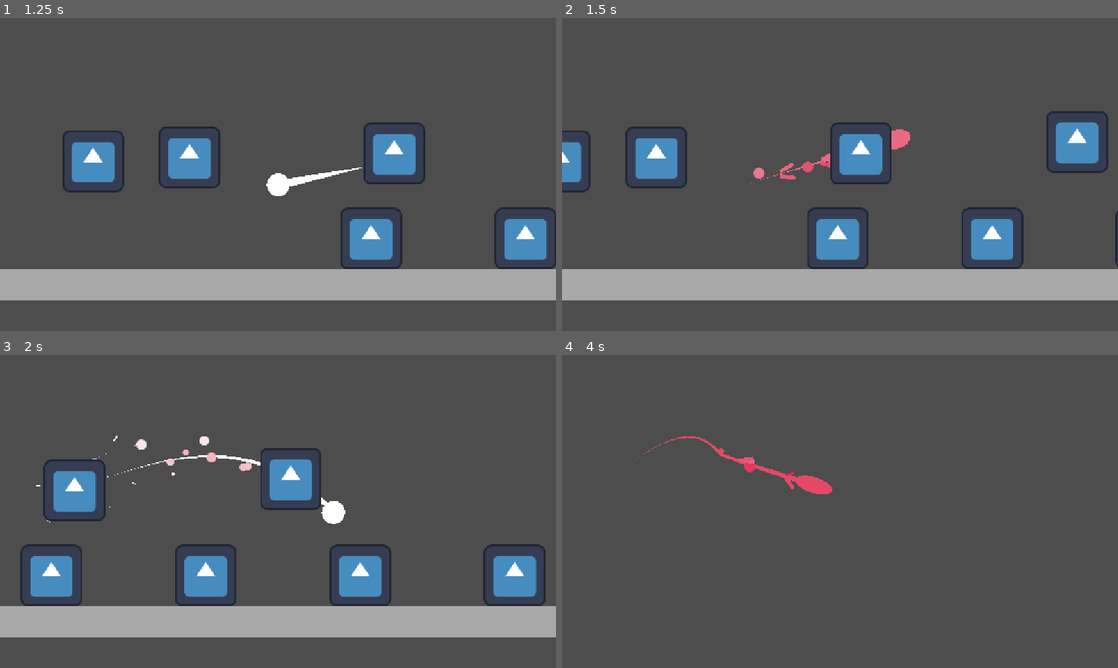
Above: before the commit, frames 1-4 (two rows, left to right).
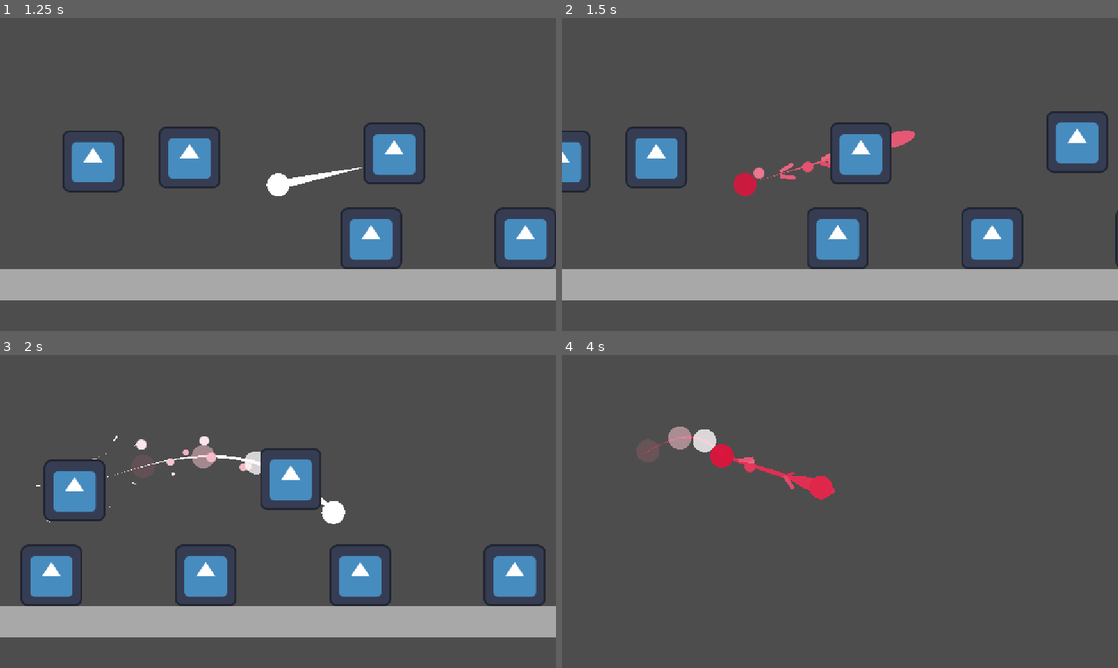
Above: after the commit, the same moments.

Repository: cookie1170/juice-test
Game: Godot game, scene res://levels/main.tscn
Same seed, same stepped clock (60 frames per second), same inputs: the game is played once before the commit and once after it. The engine's default icon, where the game draws it, is replaced by a stand-in: a white triangle on a blue panel in a dark square.
Inputs (mouse positions are in pixels of both pictures, inside the frame that each line leads up to):
- Up to frame 1 (1.25 s): tap Enter (ui_accept) at 0.5, 0.77 s; move the mouse to (400, 158) at 0.52 s; press the mouse at (400, 158) at 0.53 s; hold D (right) from 0.53 s (still down)
- Up to frame 2 (1.5 s): release D (right) at 1.25 s; release the mouse at (962, 158) at 1.25 s; drag from (728, 190) to (1084, 237) at 1.27 s
- Up to frame 3 (2 s): no input
- Up to frame 4 (4 s): move the mouse to (895, 442) at 2.02 s; hold D (right) 2.03-2.75 s; hold Space (bounce) 2.03-2.75 s; click (895, 442) at 2.3 s; drag from (812, 574) to (745, 433) at 2.77 s; move the mouse to (1006, 558) at 3.52 s; hold A (left) from 3.53 s (still down); hold F from 3.53 s (still down); tap Enter (ui_accept) at 3.77 s; click (1006, 558) at 3.8 s

Frame 1 is identical in both runs. In frame 2, 0.3% of the frame differs, in the area x 30-64%, y 35-57%; in frame 3, 0.4%; in frame 4, 1.5%, in the area x 13-50%, y 22-47%.

Commit message:
dash ghost trail

Diff:
--- a/player/dashing.gd
+++ b/player/dashing.gd
@@ -1,10 +1,15 @@
 extends State
 
+@export_group("Variables")
+@export var clone_amount: int = 2
+@export_group("Nodes")
 @export var grounded_state: State
 @export var falling_state: State
+@export var clone_timer: Timer
 @export var dash_indicator: Line2D
 @export var dash_particles_1: GPUParticles2D
 @export var dash_particles_2: GPUParticles2D
+@export var clone_scene: PackedScene
 
 var vel_tween: Tween
 var time_tween: Tween
@@ -12,6 +17,12 @@
 var color_tween: Tween
 var has_pressed: bool = false
 var points: PackedVector2Array
+var clones_spawned: int
+
+
+func _ready() -> void:
+	super()
+
 
 func enter(_previous_state: State = null) -> void:
 	super()
@@ -29,13 +40,13 @@
 		vel_tween.kill()
 	if time_tween:
 		time_tween.kill()
-	if scale_tween:
-		scale_tween.kill()
-	if color_tween:
-		color_tween.kill()
-	owner.mesh.modulate = Color.WHITE
-	owner.trail.default_color = Color.WHITE
-	owner.mesh.scale = Vector2(1.0, 1.0)
+	#if scale_tween:
+		#scale_tween.kill()
+	#if color_tween:
+		#color_tween.kill()
+	#owner.mesh.modulate = Color.WHITE
+	#owner.trail.default_color = Color.WHITE
+	#owner.mesh.scale = Vector2(1.0, 1.0)
 	dash_particles_1.emitting = false
 	dash_particles_2.emitting = false
 	dash_indicator.change_visible(false)
@@ -70,14 +81,18 @@
 	if color_tween:
 		color_tween.kill()
 	scale_tween = get_tree().create_tween()
+	scale_tween.set_ease(Tween.EASE_IN_OUT).set_trans(Tween.TRANS_SINE)
 	color_tween = get_tree().create_tween().set_parallel()
+	color_tween.set_ease(Tween.EASE_IN_OUT).set_trans(Tween.TRANS_SINE)
 	owner.mesh.scale.x = 2.0
 	owner.mesh.scale.y = 0.5
 	owner.mesh.modulate = Color.CRIMSON
 	owner.trail.default_color = Color.CRIMSON
 	color_tween.tween_property(owner.mesh, "modulate", Color.WHITE, 0.5)
 	color_tween.tween_property(owner.trail, "default_color", Color.WHITE, 0.5)
-	scale_tween.tween_property(owner.mesh, "scale", Vector2(1.0, 1.0), 0.25)
+	scale_tween.tween_property(owner.mesh, "scale", Vector2(1.0, 1.0), 0.5)
+	clones_spawned = 0
+	clone_spawn()
 	owner.dash_attack_timer.start()
 	owner.hurtbox.i_frame_timer.start(1.0)
 	if time_tween:
@@ -105,3 +120,13 @@
 	distance_to(get_global_mouse_position()), 0, max_dist)
 	var remapped_dist: float = remap(clamp_dist, 0.0, max_dist, 0.5, 1.0)
 	return remapped_dist
+
+
+func clone_spawn() -> void:
+	var clone_instance: MeshInstance2D = clone_scene.instantiate()
+	owner.call_deferred("add_sibling", clone_instance)
+	clone_instance.global_position = owner.mesh.global_position
+	clone_instance.modulate = owner.mesh.modulate
+	clones_spawned += 1
+	if clones_spawned < clone_amount:
+		clone_timer.start()
--- /dev/null
+++ b/player/ghost_clone.gd
@@ -0,0 +1,7 @@
+extends MeshInstance2D
+
+
+func _ready() -> void:
+	var tween: Tween = create_tween()
+	tween.tween_property(self, "modulate:a", 0.0, 0.5)
+	tween.tween_callback(queue_free)
--- /dev/null
+++ b/player/ghost_clone.tscn
@@ -0,0 +1,11 @@
+[gd_scene load_steps=3 format=3 uid="uid://c3m2m678oe1bj"]
+
+[ext_resource type="Script" uid="uid://b86j3amobfi3m" path="res://player/ghost_clone.gd" id="1_p6kxc"]
+
+[sub_resource type="SphereMesh" id="SphereMesh_gft6u"]
+radius = 24.0
+height = 48.0
+
+[node name="GhostClone" type="MeshInstance2D"]
+mesh = SubResource("SphereMesh_gft6u")
+script = ExtResource("1_p6kxc")
--- a/player/player.tscn
+++ b/player/player.tscn
@@ -11,6 +11,7 @@
 [ext_resource type="Script" uid="uid://ptnh2uj4vicw" path="res://player/state_display.gd" id="7_boad6"]
 [ext_resource type="Script" uid="uid://d0dcgwjybsqd6" path="res://common/hitbox.gd" id="8_hg6s5"]
 [ext_resource type="Script" uid="uid://pt8x4gqtpuhh" path="res://common/hurtbox.gd" id="8_rgyib"]
+[ext_resource type="PackedScene" uid="uid://c3m2m678oe1bj" path="res://player/ghost_clone.tscn" id="9_yllr7"]
 [ext_resource type="Texture2D" uid="uid://383qp57aaa1j" path="res://player/circle.svg" id="11_2ieo8"]
 
 [sub_resource type="SphereMesh" id="SphereMesh_sh265"]
@@ -185,7 +186,7 @@
 default_point_amount = 25
 dash_attack_timer = NodePath("../DashAttackTimer")
 
-[node name="Timer" type="Timer" parent="Trail"]
+[node name="TrailTimer" type="Timer" parent="Trail"]
 wait_time = 0.015
 autostart = true
 
@@ -213,15 +214,22 @@
 hang_timer = NodePath("../../HangTimer")
 metadata/_custom_type_script = "uid://d3mvxnoga10c0"
 
-[node name="Dashing" type="Node2D" parent="StateMachine" node_paths=PackedStringArray("grounded_state", "falling_state", "dash_indicator", "dash_particles_1", "dash_particles_2")]
-visible = false
+[node name="Dashing" type="Node2D" parent="StateMachine" node_paths=PackedStringArray("grounded_state", "falling_state", "clone_timer", "dash_indicator", "dash_particles_1", "dash_particles_2")]
 script = ExtResource("5_qjkh3")
+clone_amount = 5
 grounded_state = NodePath("../Grounded")
 falling_state = NodePath("../Falling")
+clone_timer = NodePath("CloneTimer")
 dash_indicator = NodePath("../../DashDirIndicator")
 dash_particles_1 = NodePath("../../DashParticles")
 dash_particles_2 = NodePath("../../DashParticles2")
-metadata/_custom_type_script = "uid://d3mvxnoga10c0"
+clone_scene = ExtResource("9_yllr7")
+metadata/_custom_type_script = "uid://d3mvxnoga10c0"
+
+[node name="CloneTimer" type="Timer" parent="StateMachine/Dashing"]
+process_mode = 1
+wait_time = 0.1
+one_shot = true
 
 [node name="StateLabel" type="Label" parent="." node_paths=PackedStringArray("state_machine")]
 visible = false
@@ -283,4 +291,5 @@
 process_material = SubResource("ParticleProcessMaterial_wodsf")
 
 [connection signal="timeout" from="OffsetTimer" to="." method="_on_offset_timeout"]
-[connection signal="timeout" from="Trail/Timer" to="Trail" method="_timeout"]
+[connection signal="timeout" from="Trail/TrailTimer" to="Trail" method="_timeout"]
+[connection signal="timeout" from="StateMachine/Dashing/CloneTimer" to="StateMachine/Dashing" method="clone_spawn"]
Not shown, added: player/ghost_clone.gd.uid
Not shown: 1 places in player/player.tscn that only renumber resources
